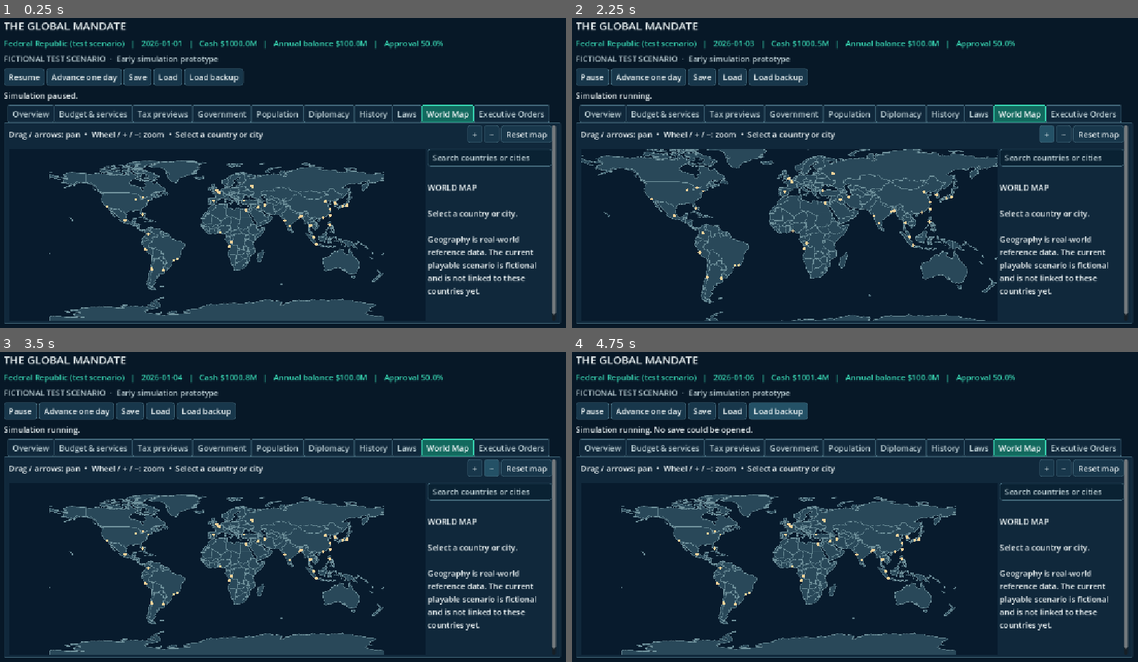
Above: before the commit, frames 1-4 (two rows, left to right).
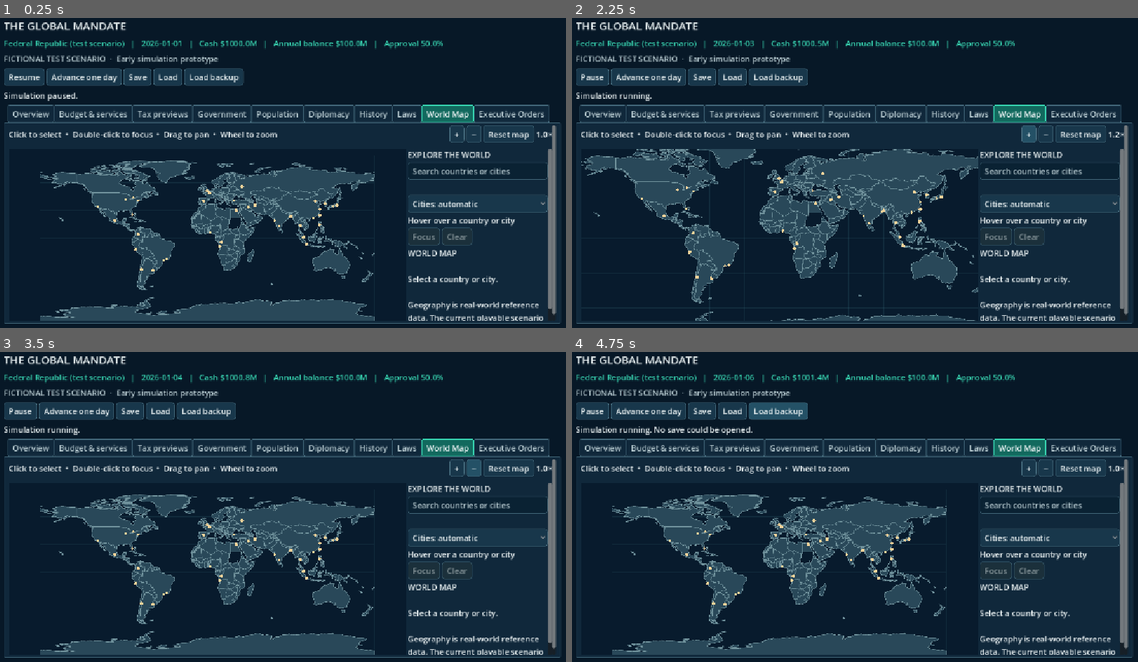
Above: after the commit, the same moments.

Repository: bhavishyadash/the-global-mandate
Game: Godot game, scene res://main.tscn
The game is run twice, just before and just after one commit, with the same random seed, the same clock (stepped at 60 frames per second) and the same inputs.
Inputs (mouse positions are in pixels of both pictures, inside the frame that each line leads up to):
- Up to frame 1 (0.25 s): no input
- Up to frame 2 (2.25 s): click "Resume" at 0.5 s; click "Advance one day" at 1.25 s; click "+" at 2 s
- Up to frame 3 (3.5 s): click "−" at 2.75 s
- Up to frame 4 (4.75 s): click (1047, 538) at 3.5 s, where only the run after the commit has a clickable "Cities: automatic"; click "Load backup" at 4.25 s

The runs differ from the first frame. In frame 1, 12% of the frame differs, in the area x 1-98%, y 34-98%; in frame 2, 13%; in frame 3, 12%; in frame 4, 12%.

Commit message:
Improve world map selection and exploration

Diff:
--- a/tests/ui_test.gd
+++ b/tests/ui_test.gd
@@ -103,6 +103,38 @@
 	assert(screen.world_map.selected_id == "USA" and "United States" in screen.map_selection.text)
 	var france_point: Vector2 = screen.world_map.unit_to_screen(Vector2(2.0 / 360.0, -46.0 / 180.0))
 	assert(screen.world_map.country_at(france_point).id == "FRA")
+	# Real pointer event path: hovering, a slightly wobbly click and double click.
+	screen.world_map.set_city_mode(3)
+	screen.world_map._update_hover(france_point)
+	assert(screen.world_map.hovered_id == "FRA" and "France" in screen.map_hover.text)
+	var press := InputEventMouseButton.new()
+	press.button_index = MOUSE_BUTTON_LEFT
+	press.pressed = true
+	press.position = france_point
+	screen.world_map._gui_input(press)
+	var motion := InputEventMouseMotion.new()
+	motion.position = france_point + Vector2(2, 1)
+	screen.world_map._gui_input(motion)
+	var release := InputEventMouseButton.new()
+	release.button_index = MOUSE_BUTTON_LEFT
+	release.position = motion.position
+	screen.world_map._gui_input(release)
+	assert(screen.world_map.selected_id == "FRA" and "France" in screen.map_selection.text)
+	assert(not screen.map_focus_button.disabled and not screen.map_clear_button.disabled)
+	var double_click := InputEventMouseButton.new()
+	double_click.button_index = MOUSE_BUTTON_LEFT
+	double_click.pressed = true
+	double_click.double_click = true
+	double_click.position = france_point
+	screen.world_map._gui_input(double_click)
+	assert(screen.world_map.selected_id == "FRA" and screen.world_map.map_zoom > 1.0)
+	assert(screen.map_zoom_label.text != "1.0×")
+	screen.world_map.clear_selection()
+	assert(screen.world_map.selected_id.is_empty() and screen.map_focus_button.disabled and "Select a country" in screen.map_selection.text)
+	screen.world_map.reset_view()
+	screen.world_map.set_city_mode(3)
+	assert(screen.world_map._city_at(screen.world_map.unit_to_screen(Vector2(-77.0114 / 360.0, -38.9015 / 180.0))).is_empty())
+	screen.world_map.set_city_mode(0)
 	var sudan_point: Vector2 = screen.world_map.unit_to_screen(Vector2(30.0 / 360.0, -15.0 / 180.0))
 	assert(screen.world_map.country_at(sudan_point).id == "SDN")
 	var sudan: Dictionary = screen.world_map.countries.filter(func(c): return c.id == "SDN")[0]
--- a/ui/main.gd
+++ b/ui/main.gd
@@ -61,6 +61,10 @@
 var map_search: LineEdit
 var map_results: ItemList
 var map_search_status: Label
+var map_hover: Label
+var map_zoom_label: Label
+var map_focus_button: Button
+var map_clear_button: Button
 var government_status: Label
 var budget_chart: Control
 var budget_mode: OptionButton
@@ -298,7 +302,7 @@
 	var map_controls := HBoxContainer.new()
 	map_tab.add_child(map_controls)
 	var map_help := Label.new()
-	map_help.text = "Drag / arrows: pan  •  Wheel / + / −: zoom  •  Select a country or city"
+	map_help.text = "Click to select  •  Double-click to focus  •  Drag to pan  •  Wheel to zoom"
 	map_help.size_flags_horizontal = Control.SIZE_EXPAND_FILL
 	map_controls.add_child(map_help)
 	var zoom_in := Button.new()
@@ -310,6 +314,9 @@
 	var reset_map := Button.new()
 	reset_map.text = "Reset map"
 	map_controls.add_child(reset_map)
+	map_zoom_label = Label.new()
+	map_zoom_label.text = "1.0×"
+	map_controls.add_child(map_zoom_label)
 	var map_layout := HBoxContainer.new()
 	map_layout.size_flags_horizontal = Control.SIZE_EXPAND_FILL
 	map_tab.add_child(map_layout)
@@ -317,15 +324,45 @@
 	world_map.size_flags_horizontal = Control.SIZE_EXPAND_FILL
 	world_map.size_flags_vertical = Control.SIZE_EXPAND_FILL
 	map_layout.add_child(world_map)
+	var map_sidebar_scroll := ScrollContainer.new()
+	map_sidebar_scroll.custom_minimum_size = Vector2(290, 360)
+	map_sidebar_scroll.size_flags_vertical = Control.SIZE_EXPAND_FILL
+	map_sidebar_scroll.horizontal_scroll_mode = ScrollContainer.SCROLL_MODE_DISABLED
+	map_layout.add_child(map_sidebar_scroll)
 	var map_sidebar := VBoxContainer.new()
-	map_sidebar.custom_minimum_size = Vector2(250, 0)
-	map_layout.add_child(map_sidebar)
+	map_sidebar.custom_minimum_size = Vector2(270, 0)
+	map_sidebar.size_flags_horizontal = Control.SIZE_EXPAND_FILL
+	map_sidebar_scroll.add_child(map_sidebar)
+	var map_heading := Label.new()
+	map_heading.text = "EXPLORE THE WORLD"
+	map_sidebar.add_child(map_heading)
 	map_search = LineEdit.new()
 	map_search.placeholder_text = "Search countries or cities"
 	map_sidebar.add_child(map_search)
 	map_search_status = Label.new()
 	map_search_status.autowrap_mode = TextServer.AUTOWRAP_WORD_SMART
 	map_sidebar.add_child(map_search_status)
+	var city_filter := OptionButton.new()
+	for name in ["Cities: automatic", "Cities: capitals", "Cities: all", "Cities: hidden"]:
+		city_filter.add_item(name)
+	map_sidebar.add_child(city_filter)
+	city_filter.item_selected.connect(func(index: int): world_map.set_city_mode(index))
+	map_hover = Label.new()
+	map_hover.autowrap_mode = TextServer.AUTOWRAP_WORD_SMART
+	map_hover.text = "Hover over a country or city"
+	map_sidebar.add_child(map_hover)
+	var selection_controls := HBoxContainer.new()
+	map_sidebar.add_child(selection_controls)
+	map_focus_button = Button.new()
+	map_focus_button.text = "Focus"
+	map_focus_button.disabled = true
+	selection_controls.add_child(map_focus_button)
+	map_clear_button = Button.new()
+	map_clear_button.text = "Clear"
+	map_clear_button.disabled = true
+	selection_controls.add_child(map_clear_button)
+	map_focus_button.pressed.connect(func(): world_map.focus_selection())
+	map_clear_button.pressed.connect(func(): world_map.clear_selection())
 	map_results = ItemList.new()
 	map_results.custom_minimum_size = Vector2(0, 150)
 	map_results.visible = false
@@ -338,6 +375,9 @@
 	map_sidebar.add_child(map_selection)
 	world_map.country_selected.connect(_map_country_selected)
 	world_map.city_selected.connect(_map_city_selected)
+	world_map.selection_cleared.connect(_map_selection_cleared)
+	world_map.hover_changed.connect(func(text: String): map_hover.text = text if not text.is_empty() else "Hover over a country or city")
+	world_map.zoom_changed.connect(func(value: float): map_zoom_label.text = "%.1f×" % value)
 	zoom_in.pressed.connect(func(): world_map.zoom_at(world_map.size / 2.0, 1.25))
 	zoom_out.pressed.connect(func(): world_map.zoom_at(world_map.size / 2.0, 0.8))
 	reset_map.pressed.connect(func(): world_map.reset_view())
@@ -597,10 +637,26 @@
 	return column
 
 func _map_country_selected(id: String, country_name: String) -> void:
-	map_selection.text = "%s\n\nGeographic ID: %s\n\nReference geography only. Country-specific simulation, regions and data are not yet linked to this map." % [country_name, id]
+	var capital := "Not in dataset"
+	var count := 0
+	for city in world_map.cities:
+		if city.country == id:
+			count += 1
+			if city.capital:
+				capital = city.name
+	map_focus_button.disabled = false
+	map_clear_button.disabled = false
+	map_selection.text = "%s\n\nCOUNTRY  •  %s\nCapital: %s\nMapped places: %d\n\nReference geography only. Country-specific simulation and regions are not yet linked to this map." % [country_name, id, capital, count]
 
 func _map_city_selected(city: Dictionary) -> void:
-	map_selection.text = "%s\n\n%s\nCountry ID: %s\n\nReference city marker only. Detailed city art and simulation are not implemented yet." % [city.name, "National capital" if city.capital else "City", city.country]
+	map_focus_button.disabled = false
+	map_clear_button.disabled = false
+	map_selection.text = "%s\n\n%s  •  %s\nLatitude: %.2f°\nLongitude: %.2f°\n\nReference city marker only. Detailed city art and simulation are not implemented yet." % [city.name, "National capital" if city.capital else "City", city.country, float(city.point[1]), float(city.point[0])]
+
+func _map_selection_cleared() -> void:
+	map_focus_button.disabled = true
+	map_clear_button.disabled = true
+	map_selection.text = "WORLD MAP\n\nSelect a country or city.\n\nGeography is real-world reference data. The current playable scenario is fictional and is not linked to these countries yet."
 
 func _search_map(query: String) -> void:
 	map_results.clear()
--- a/ui/world_map.gd
+++ b/ui/world_map.gd
@@ -2,22 +2,30 @@
 
 signal country_selected(id: String, country_name: String)
 signal city_selected(city: Dictionary)
+signal selection_cleared
+signal hover_changed(text: String)
+signal zoom_changed(value: float)
 
 const DATA_PATH := "res://data/map/world_110m.json"
 const OCEAN := Color("081b2d")
 const LAND := Color("294859")
 const BORDER := Color("70929c")
 const SELECTED := Color("13a98f")
+const HOVER := Color("477a82")
 const CITY := Color("f1d39a")
 var countries: Array = []
 var cities: Array = []
 var selected_id := ""
 var selected_city_name := ""
+var hovered_id := ""
+var hovered_city_name := ""
+var city_mode := 0 # 0: major + capitals by zoom; 1: capitals; 2: all; 3: hidden
 var map_zoom := 1.0
 var pan := Vector2.ZERO
 var _pressed := false
 var _dragged := false
 var _last_mouse := Vector2.ZERO
+var _press_origin := Vector2.ZERO
 var load_error := ""
 
 func _ready() -> void:
@@ -25,6 +33,7 @@
 	mouse_filter = Control.MOUSE_FILTER_STOP
 	focus_mode = Control.FOCUS_ALL
 	custom_minimum_size = Vector2(0, 360)
+	mouse_exited.connect(_clear_hover)
 	load_error = load_map()
 	queue_redraw()
 
@@ -40,6 +49,8 @@
 		if not country is Dictionary or not country.get("id") is String or not country.get("name") is String or not country.get("polygons") is Array:
 			return "A country record is invalid."
 		var polygons: Array = []
+		var bounds: Array = []
+		var fills: Array = []
 		for polygon in country.polygons:
 			var rings: Array = []
 			for ring in polygon:
@@ -54,7 +65,12 @@
 					rings.append(points)
 			if not rings.is_empty():
 				polygons.append(rings)
-		loaded.append({"id": country.id, "name": country.name, "polygons": polygons})
+				var ring_bounds := Rect2(rings[0][0], Vector2.ZERO)
+				for point in rings[0]:
+					ring_bounds = ring_bounds.expand(point)
+				bounds.append(ring_bounds)
+				fills.append(_renderable_polygons(rings[0]))
+		loaded.append({"id": country.id, "name": country.name, "polygons": polygons, "bounds": bounds, "fills": fills})
 	countries = loaded
 	cities = data.cities.duplicate(true)
 	return ""
@@ -79,18 +95,32 @@
 	if not load_error.is_empty():
 		draw_string(ThemeDB.fallback_font, Vector2(18, 30), load_error, HORIZONTAL_ALIGNMENT_LEFT, -1, 16, Color.WHITE)
 		return
+	# Subtle geographic graticule and frame make the flat map readable at zoom.
+	var grid := Color(0.25, 0.50, 0.56, 0.16)
+	for longitude in range(-180, 181, 30):
+		draw_line(unit_to_screen(Vector2(longitude / 360.0, -0.5)), unit_to_screen(Vector2(longitude / 360.0, 0.5)), grid, 1.0)
+	for latitude in range(-60, 61, 30):
+		draw_line(unit_to_screen(Vector2(-0.5, latitude / 180.0)), unit_to_screen(Vector2(0.5, latitude / 180.0)), grid, 1.0)
 	for country in countries:
-		for polygon in country.polygons:
+		for i in range(country.polygons.size()):
+			var polygon: Array = country.polygons[i]
+			var unit_bounds: Rect2 = country.bounds[i]
+			var screen_bounds := Rect2(unit_to_screen(unit_bounds.position), unit_bounds.size * Vector2(_map_width() * map_zoom, _map_width() * map_zoom / 2.0))
+			if not screen_bounds.grow(2.0).intersects(Rect2(Vector2.ZERO, size)):
+				continue
 			var screen := PackedVector2Array()
 			for point in polygon[0]:
 				screen.append(unit_to_screen(point))
 			if screen.size() >= 3:
-				# Some tiny or simplified coastline rings become degenerate at the
-				# current scale. Avoid submitting an untriangulatable fill.
-				for fill in _renderable_polygons(screen):
-					draw_colored_polygon(fill, SELECTED if country.id == selected_id else LAND)
+				for fill in country.fills[i]:
+					var projected := PackedVector2Array()
+					for point in fill:
+						projected.append(unit_to_screen(point))
+					# Projection and pixel precision can collapse tiny rings.
+					if not Geometry2D.triangulate_polygon(projected).is_empty():
+						draw_colored_polygon(projected, SELECTED if country.id == selected_id else (HOVER if country.id == hovered_id else LAND))
 				screen.append(screen[0])
-				draw_polyline(screen, BORDER, 1.0, true)
+				draw_polyline(screen, Color("a9ebdf") if country.id == selected_id else BORDER, 1.6 if country.id == selected_id else 1.0, true)
 	var labels: Array[Rect2] = []
 	for city in cities:
 		if not _city_visible(city):
@@ -100,6 +130,8 @@
 			continue
 		if city.name == selected_city_name:
 			draw_circle(location, 7.0, SELECTED)
+		elif city.name == hovered_city_name:
+			draw_circle(location, 6.0, Color("f2dfb8"))
 		draw_circle(location, 3.2 if city.capital else 2.4, CITY)
 		if map_zoom < 1.7:
 			continue
@@ -125,12 +157,26 @@
 	return result
 
 func _city_visible(city: Dictionary) -> bool:
+	match city_mode:
+		1: return city.capital
+		2: return true
+		3: return false
 	return city.major or (map_zoom >= 1.5 and city.capital) or map_zoom >= 3.0
+
+func set_city_mode(mode: int) -> void:
+	if mode < 0 or mode > 3:
+		return
+	city_mode = mode
+	_clear_hover()
+	queue_redraw()
 
 func country_at(point: Vector2) -> Dictionary:
 	var unit := screen_to_unit(point)
 	for country in countries:
-		for polygon in country.polygons:
+		for index in range(country.polygons.size()):
+			var polygon: Array = country.polygons[index]
+			if not country.bounds[index].grow(0.00001).has_point(unit):
+				continue
 			if not Geometry2D.is_point_in_polygon(unit, polygon[0]):
 				continue
 			var inside_hole := false
@@ -144,7 +190,7 @@
 
 func _city_at(point: Vector2) -> Dictionary:
 	var nearest: Dictionary = {}
-	var distance := 7.0
+	var distance := 9.0
 	for city in cities:
 		if _city_visible(city):
 			var candidate: float = unit_to_screen(_unit_point(city.point)).distance_to(point)
@@ -157,12 +203,31 @@
 	var city := _city_at(point)
 	selected_city_name = city.get("name", "")
 	var country := country_at(point)
-	selected_id = country.get("id", "")
+	selected_id = city.get("country", "") if not city.is_empty() else country.get("id", "")
 	if not country.is_empty():
 		country_selected.emit(country.id, country.name)
 	if not city.is_empty():
 		city_selected.emit(city)
-	queue_redraw()
+	elif country.is_empty():
+		selection_cleared.emit()
+	queue_redraw()
+
+func clear_selection() -> void:
+	selected_id = ""
+	selected_city_name = ""
+	selection_cleared.emit()
+	queue_redraw()
+
+func focus_selection() -> void:
+	if not selected_city_name.is_empty():
+		for city in cities:
+			if city.name == selected_city_name and city.country == selected_id:
+				focus_city(city)
+				return
+	for country in countries:
+		if country.id == selected_id:
+			focus_country(country)
+			return
 
 func focus_city(city: Dictionary) -> void:
 	selected_id = city.get("country", "")
@@ -197,6 +262,7 @@
 	pan = -Vector2(point.x * width, point.y * width / 2.0)
 	_clamp_pan()
 	queue_redraw()
+	zoom_changed.emit(map_zoom)
 
 func zoom_at(point: Vector2, factor: float) -> void:
 	var before := screen_to_unit(point)
@@ -205,10 +271,34 @@
 	pan = point - size / 2.0 - Vector2(before.x * width, before.y * width / 2.0)
 	_clamp_pan()
 	queue_redraw()
+	zoom_changed.emit(map_zoom)
 
 func reset_view() -> void:
 	map_zoom = 1.0
 	pan = Vector2.ZERO
+	queue_redraw()
+	zoom_changed.emit(map_zoom)
+
+func _clear_hover() -> void:
+	if hovered_id.is_empty() and hovered_city_name.is_empty():
+		return
+	hovered_id = ""
+	hovered_city_name = ""
+	mouse_default_cursor_shape = Control.CURSOR_ARROW
+	hover_changed.emit("")
+	queue_redraw()
+
+func _update_hover(point: Vector2) -> void:
+	var city := _city_at(point)
+	var country := country_at(point)
+	var next_id: String = city.get("country", "") if not city.is_empty() else country.get("id", "")
+	var next_city: String = city.get("name", "")
+	if next_id == hovered_id and next_city == hovered_city_name:
+		return
+	hovered_id = next_id
+	hovered_city_name = next_city
+	mouse_default_cursor_shape = Control.CURSOR_POINTING_HAND if not next_id.is_empty() or not next_city.is_empty() else Control.CURSOR_ARROW
+	hover_changed.emit("City: " + next_city if not next_city.is_empty() else ("Country: " + country.name if not country.is_empty() else ""))
 	queue_redraw()
 
 func _clamp_pan() -> void:
@@ -236,18 +326,31 @@
 			accept_event()
 		elif event.button_index == MOUSE_BUTTON_LEFT:
 			if event.pressed:
+				grab_focus()
+				if event.double_click:
+					_pressed = false
+					select_at(event.position)
+					focus_selection()
+					accept_event()
+					return
 				_pressed = true
 				_dragged = false
 				_last_mouse = event.position
+				_press_origin = event.position
 			else:
 				if _pressed and not _dragged:
 					select_at(event.position)
 				_pressed = false
-	elif event is InputEventMouseMotion and _pressed:
-		var delta: Vector2 = event.position - _last_mouse
-		if delta.length() > 1.0:
-			_dragged = true
-		pan += delta
-		_last_mouse = event.position
-		_clamp_pan()
-		queue_redraw()
+	elif event is InputEventMouseMotion:
+		if _pressed:
+			var delta: Vector2 = event.position - _last_mouse
+			if not _dragged and event.position.distance_to(_press_origin) >= 7.0:
+				_dragged = true
+				delta = event.position - _press_origin
+			if _dragged:
+				pan += delta
+				_clamp_pan()
+				queue_redraw()
+			_last_mouse = event.position
+		else:
+			_update_hover(event.position)
Not shown, changed: docs/GAME_DEVELOPMENT_REPORT.md
Not shown, changed: docs/SESSION_82.md
